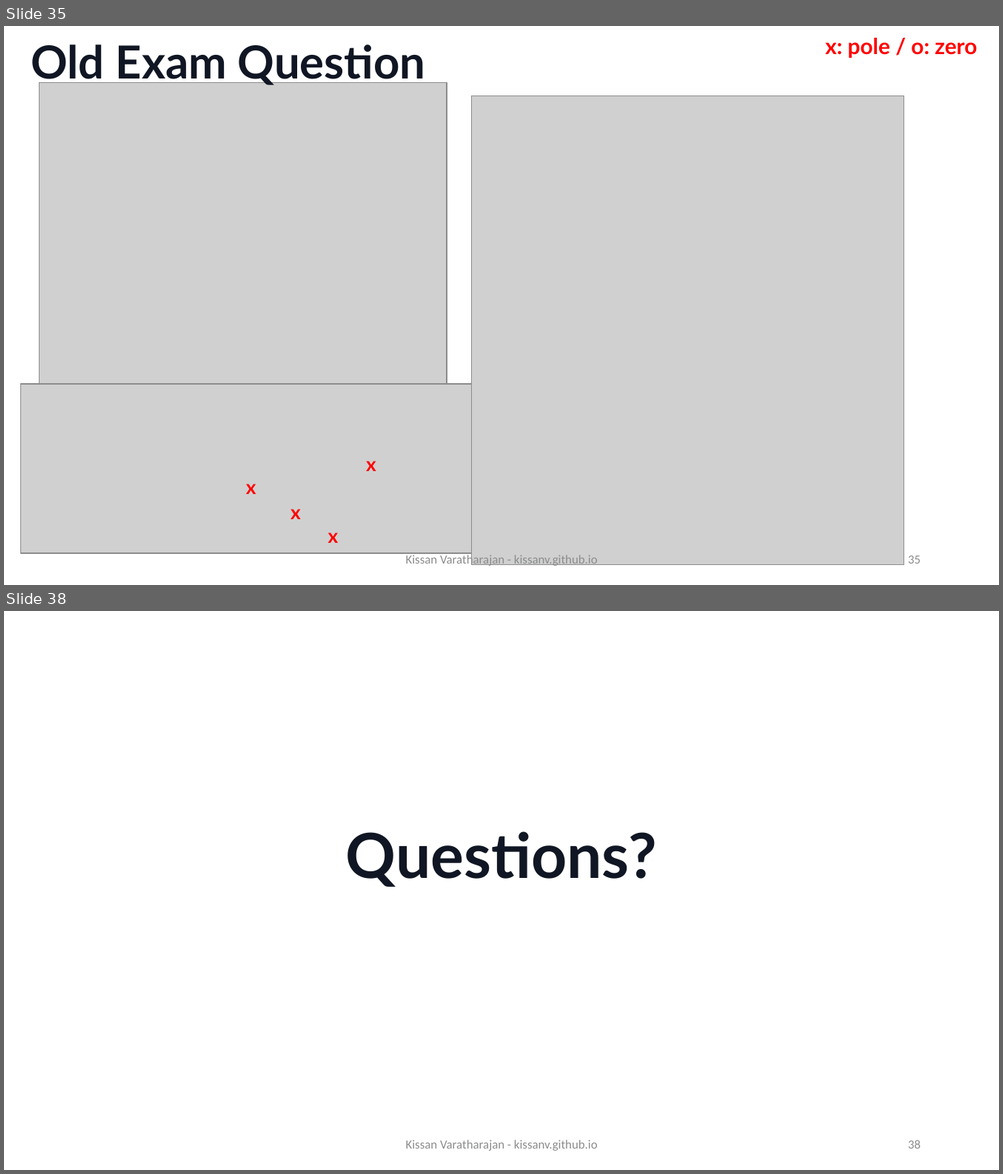
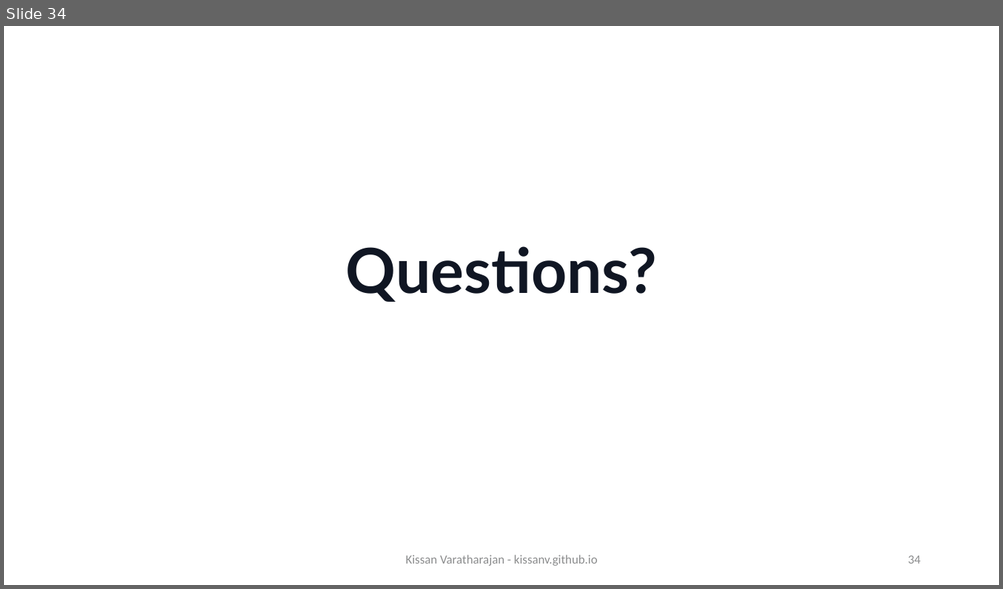
Before and after one commit to KissanV/KissanV.github.io, a slide deck: pdfs/CS1/CS1_Week6_kvaratharaja_empty.pptx. Shown one above the other, each under a label of ours: slides 35 and 38 before the commit, slide 34 after it; the slides between them are not shown. The pictures are 1003x1174 and 1003x589 pixels, drawn with LibreOffice and Linux fonts; fonts in the diff are those of the drawing; grey boxes stand for pictures; background and template pictures are left out. Boxes give left, top, right and bottom in pixels: in the first picture for what was removed or moved away, otherwise in the second. Text is boxed around its words. In the diff, an @@ line names an element or a change of style, - is before the commit and + after.

```diff
--- a/pdfs/CS1/CS1_Week6_kvaratharaja_empty.pptx
+++ b/pdfs/CS1/CS1_Week6_kvaratharaja_empty.pptx
@@ slide 35 removed at [4, 26, 999, 585], background #FFFFFF @@
@@ title removed at [31, 44, 426, 87] @@
-Old Exam Question
@@ text removed at [825, 37, 976, 58] @@
-x: pole / o: zero
@@ picture removed at [39, 83, 447, 392] @@
@@ picture removed at [472, 96, 904, 565] @@
@@ picture removed at [21, 384, 472, 554] @@
@@ text removed at [366, 461, 376, 471] @@
-x
@@ text removed at [246, 484, 256, 494] @@
-x
@@ text removed at [290, 509, 301, 520] @@
-x
@@ text removed at [328, 533, 338, 543] @@
-x
@@ text removed at [406, 554, 597, 568] @@
-Kissan Varatharajan - kissanv.github.io
@@ page number removed at [908, 556, 920, 564] @@
-35
@@ what was slide 38 is now slide 34 @@
@@ page number at [908, 556, 920, 564]: text changed @@
-38
+34
```
Also in this commit, not shown: 5 slides changed, 3 other slides removed, 4 other files.
